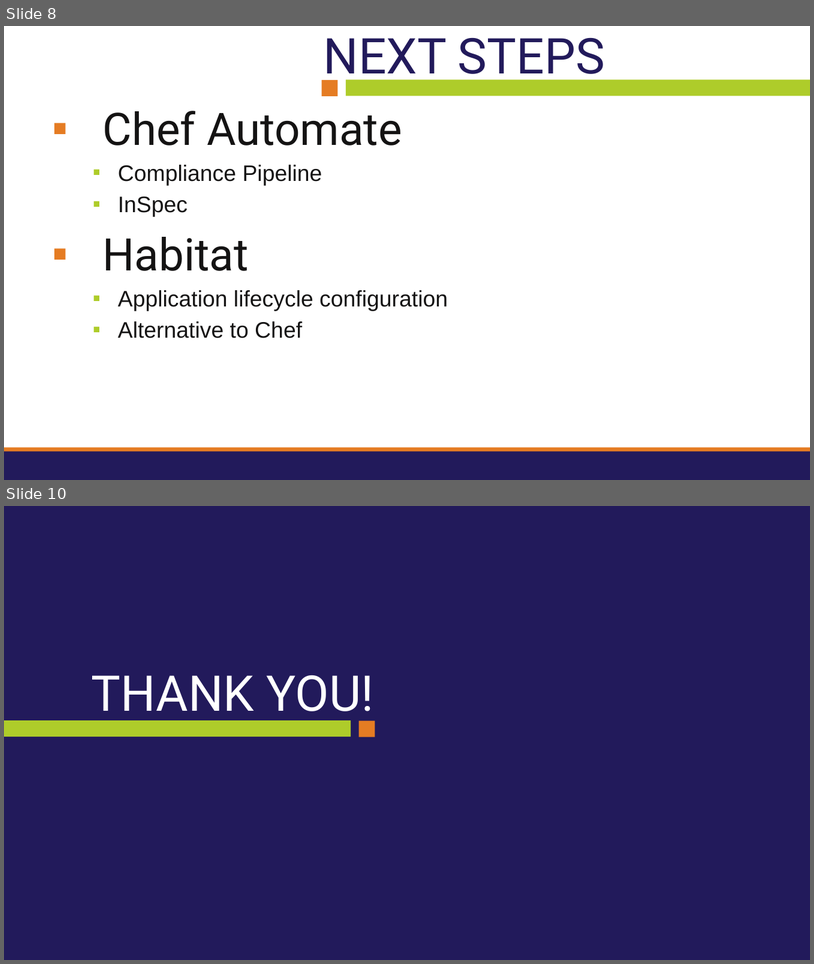
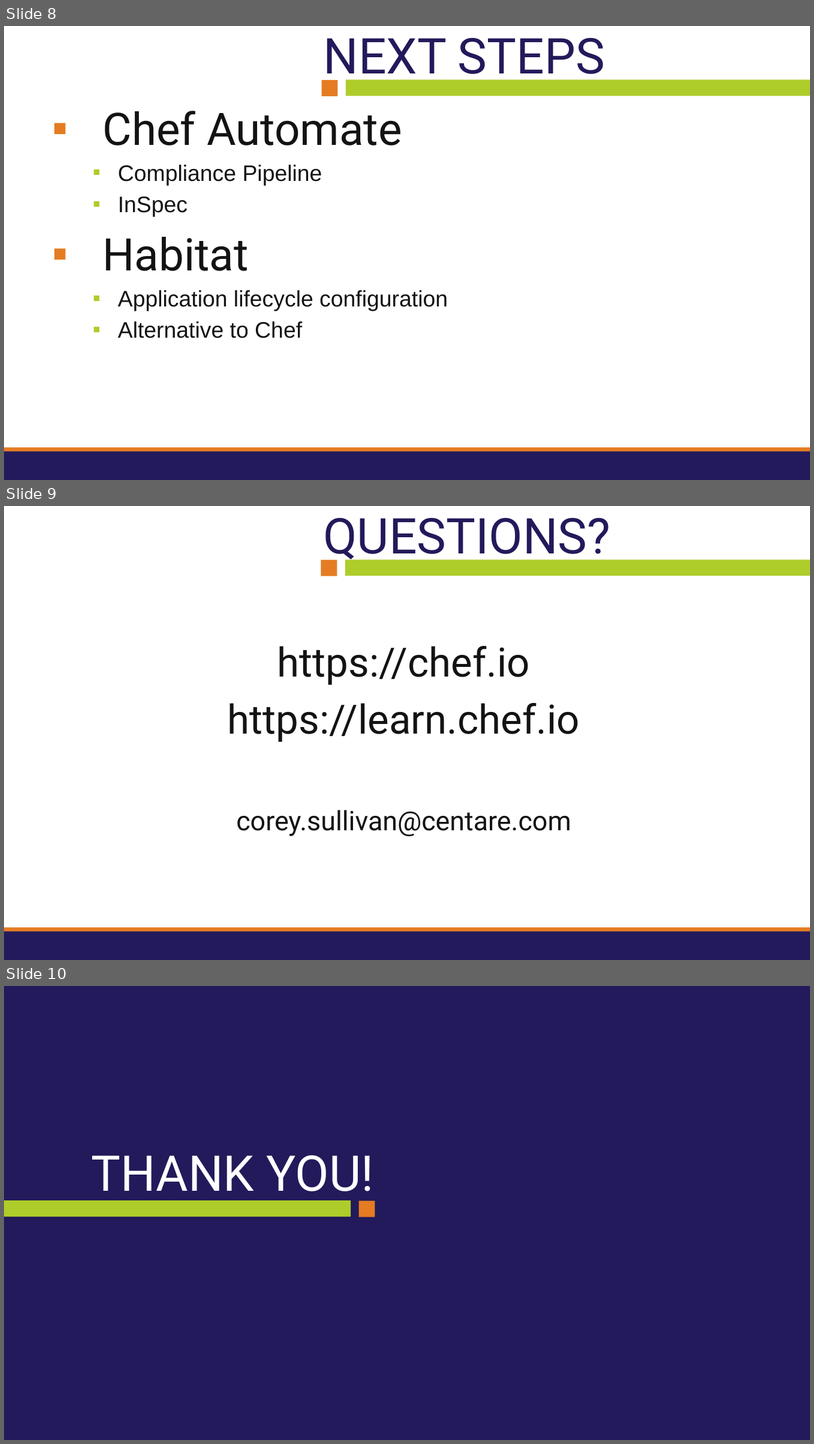
Before and after one commit to sullivac/chef-qa-camp, a slide deck: chef-qa-camp.pptx. Shown one above the other, each under a label of ours: slides 8 and 10 before the commit, slides 8, 9 and 10 after it; the slides between them are not shown. The pictures are 814x964 and 814x1444 pixels, drawn with LibreOffice and Linux fonts; fonts in the diff are those of the drawing; background and template pictures are left out. Boxes give left, top, right and bottom in pixels: in the first picture for what was removed or moved away, otherwise in the second. Text is boxed around its words. In the diff, an @@ line names an element or a change of style, - is before the commit and + after.

```diff
--- a/chef-qa-camp.pptx
+++ b/chef-qa-camp.pptx
@@ slide 9 added at [4,506,810,960], background #FFFFFF; not listed: 2 template elements that a slide beside it also shows @@
@@ title added at [324,518,611,565], 44 pt, text #221A5B @@
+QUESTIONS?
@@ rectangle added at [345,559,810,576], fill #AECC2A @@
@@ rectangle added at [321,560,337,576], fill #E57C23 @@
@@ text added at [228,646,580,836], 36 pt, text #141313 @@
+https://chef.io
+https://learn.chef.io
+corey.sullivan@centare.com
@@ text added at [53,929,159,931], 16 pt, text #FFFFFF @@
+CENTARE.COM
```
Also in this commit, not shown: 1 slide changed, 1 slide removed.
